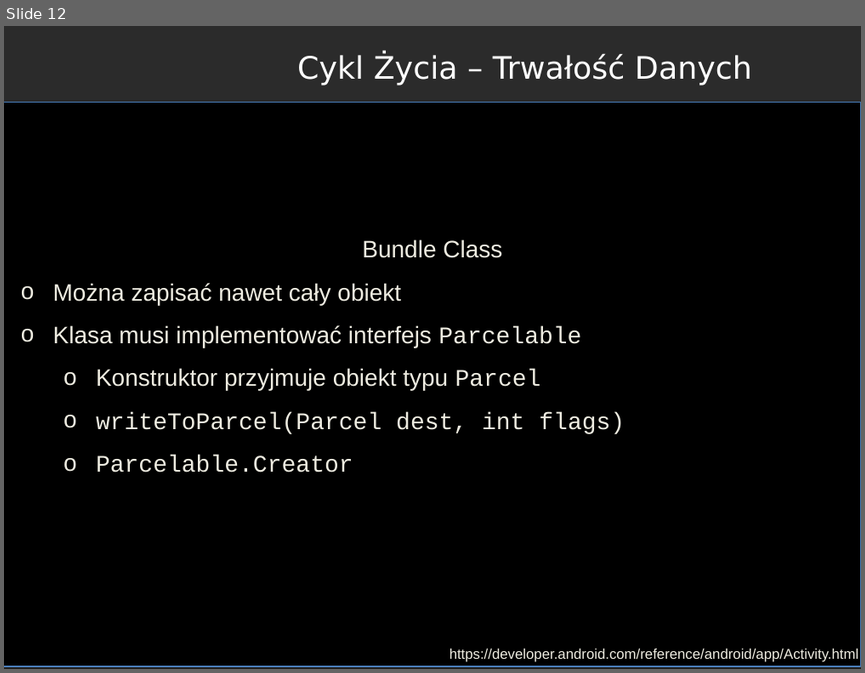
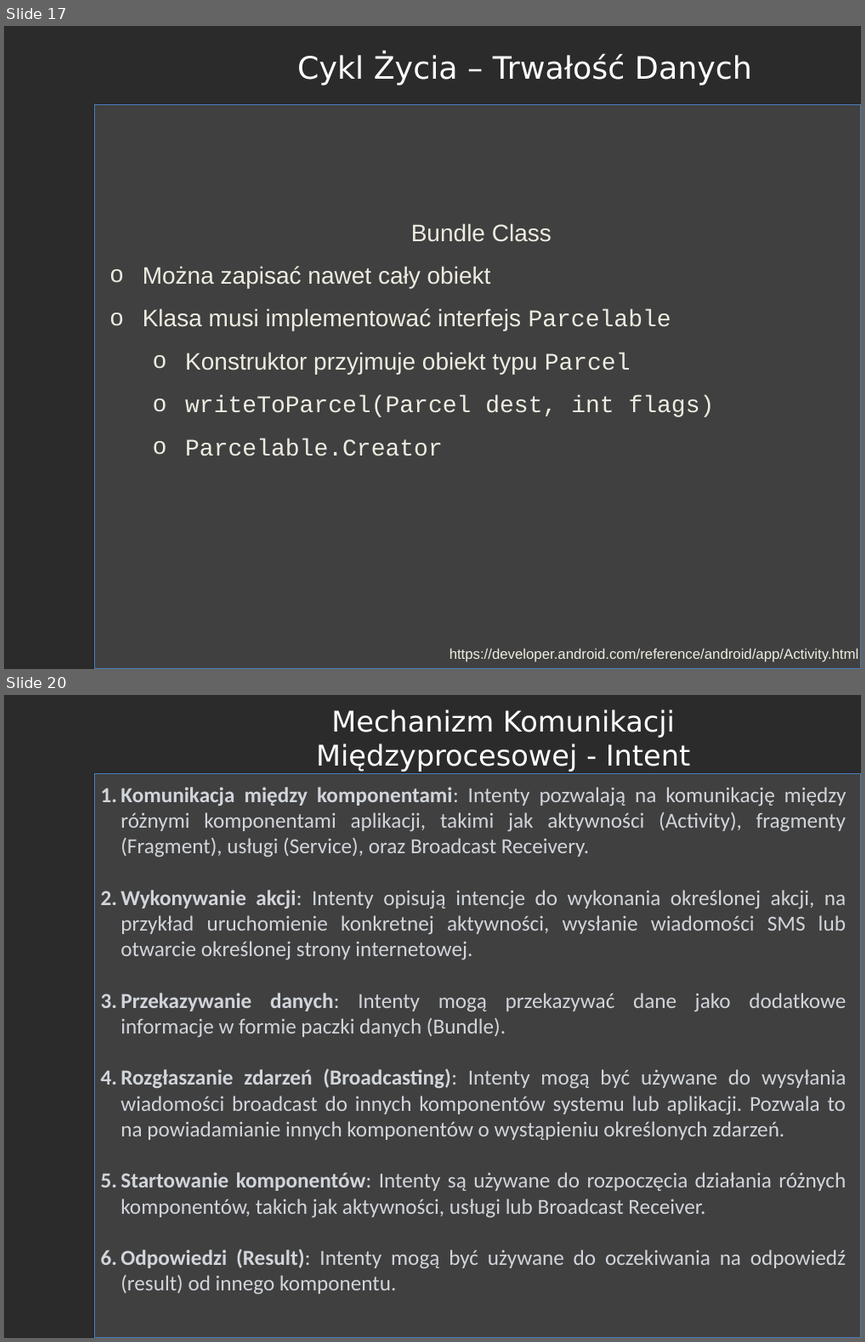
Before and after one commit to RafLew84/PUM, a slide deck: 2023-2024/Wyk/Wyklad1.pptx. Shown one above the other, each under a label of ours: slide 12 before the commit, slides 17 and 20 after it; the slides between them are not shown. The pictures are 865x673 and 865x1342 pixels, drawn with LibreOffice and Linux fonts; fonts in the diff are those of the drawing; background and template pictures are left out; a plain dark background stands for a picture behind light text. Boxes give left, top, right and bottom in pixels: in the first picture for what was removed or moved away, otherwise in the second. Text is boxed around its words. In the diff, an @@ line names an element or a change of style, - is before the commit and + after.

```diff
--- a/2023-2024/Wyk/Wyklad1.pptx
+++ b/2023-2024/Wyk/Wyklad1.pptx
@@ slide 20 added at (4, 695, 861, 1338), background picture (left out) @@
@@ text added at (316, 709, 690, 771), 24 pt, text #FFFFFF @@
+Mechanizm Komunikacji Międzyprocesowej - Intent
@@ rectangle added at (95, 774, 861, 1338), fill #404040, outline #4B7EBC 0.75 pt @@
@@ text added at (120, 787, 846, 1294), 18 pt, text #D1D5DB @@
+1. Komunikacja między komponentami: Intenty pozwalają na komunikację między różnymi komponentami aplikacji, takimi jak aktywności (Activity), fragmenty (Fragment), usługi (Service), oraz Broadcast Receivery.
+2. Wykonywanie akcji: Intenty opisują intencje do wykonania określonej akcji, na przykład uruchomienie konkretnej aktywności, wysłanie wiadomości SMS lub otwarcie określonej strony internetowej.
+3. Przekazywanie danych: Intenty mogą przekazywać dane jako dodatkowe informacje w formie paczki danych (Bundle).
+4. Rozgłaszanie zdarzeń (Broadcasting): Intenty mogą być używane do wysyłania wiadomości broadcast do innych komponentów systemu lub aplikacji. Pozwala to na powiadamianie innych komponentów o wystąpieniu określonych zdarzeń.
+5. Startowanie komponentów: Intenty są używane do rozpoczęcia działania różnych komponentów, takich jak aktywności, usługi lub Broadcast Receiver.
+6. Odpowiedzi (Result): Intenty mogą być używane do oczekiwania na odpowiedź (result) od innego komponentu.
@@ what was slide 12 is now slide 17 @@
@@ slide 17 changed as well @@
@@ rectangle: place and size @@
-rectangle at (4, 102, 861, 666)
+rectangle at (95, 105, 861, 669)
@@ rectangle at (95, 105, 861, 669): fill #000000 to #404040 @@
@@ text "Bundle Class": place and size @@
-text "Bundle Class" at (53, 239, 624, 472)
+text "Bundle Class" at (143, 223, 715, 456)
```
Also in this commit, not shown: 14 other slides changed, 6 other slides added, 6 slides removed.
